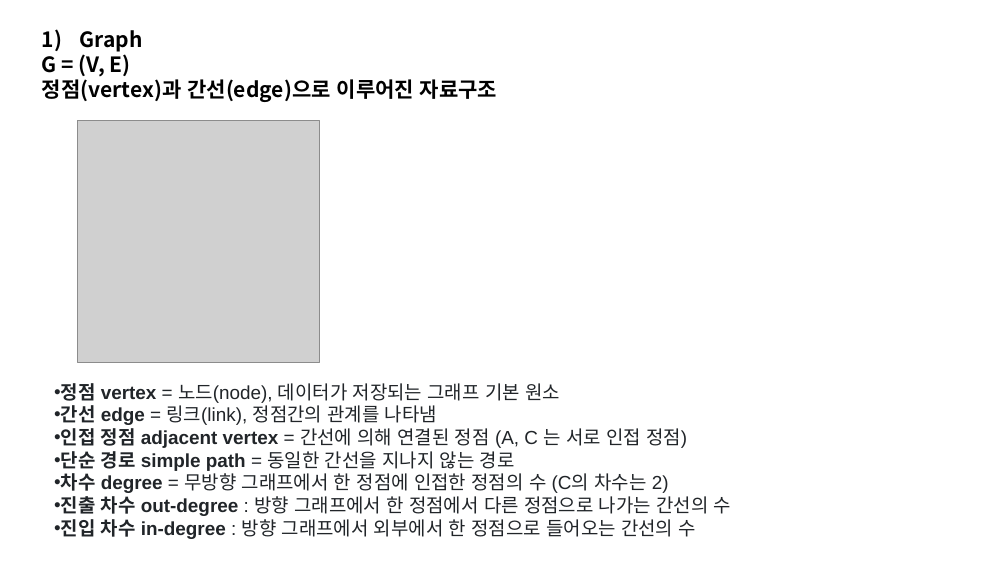
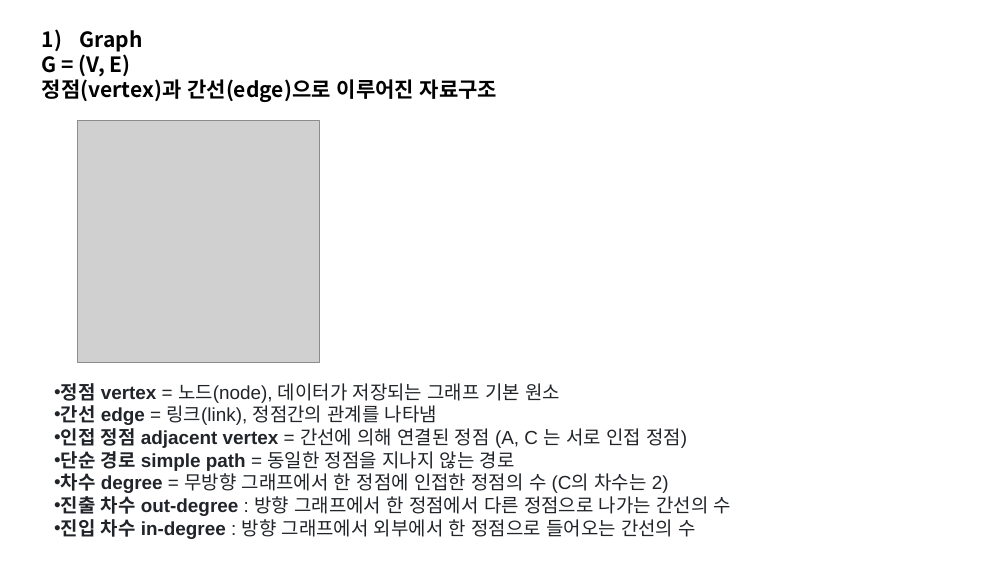
Before and after one commit to 2018007956/Coding-Test-Study, a slide deck: slide 3 of week5/graph&DFS,BFS.pptx. Drawn at 1008x567 pixels with LibreOffice and Linux fonts; fonts in the diff are those of the drawing; grey boxes stand for pictures. Boxes give left, top, right and bottom in pixels: in the first picture for what was removed or moved away, otherwise in the second. Text is boxed around its words. In the diff, an @@ line names an element or a change of style, - is before the commit and + after.

```diff
--- a/week5/graph&DFS,BFS.pptx
+++ b/week5/graph&DFS,BFS.pptx
@@ text at [61, 447, 515, 471]: text changed @@
-• 단순 경로 simple path = 동일한 간선을 지나지 않는 경로
+• 단순 경로 simple path = 동일한 정점을 지나지 않는 경로
```
Also in this commit, not shown: 5 other files.
